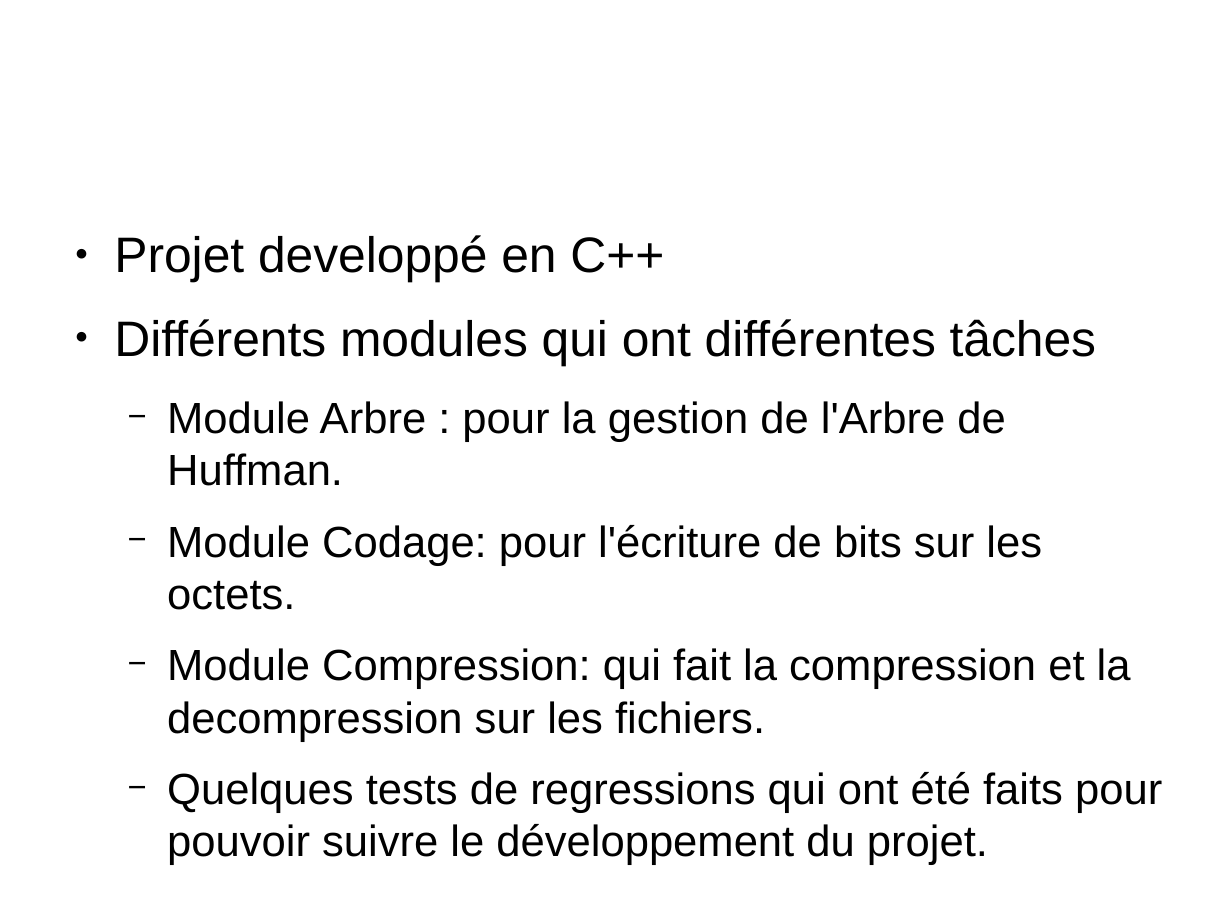
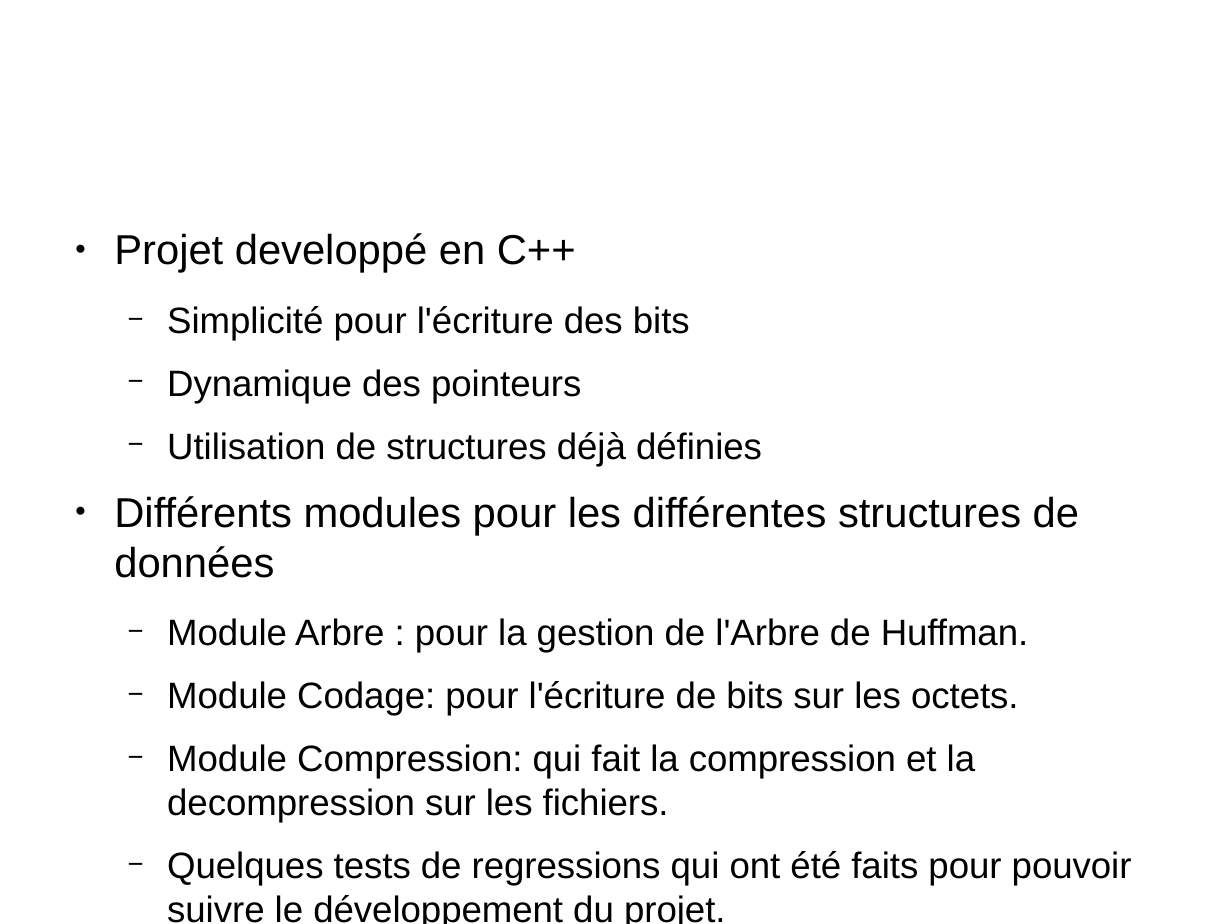
Before and after one commit to robertoxmed/huffman, a slide deck: slide 2 of doc/presentation.odp. Drawn at 1232x924 pixels with LibreOffice and Linux fonts; fonts in the diff are those of the drawing; background and template pictures are left out. Boxes give left, top, right and bottom in pixels: in the first picture for what was removed or moved away, otherwise in the second. Text is boxed around its words. In the diff, an @@ line names an element or a change of style, - is before the commit and + after.

```diff
--- a/doc/presentation.odp
+++ b/doc/presentation.odp
@@ text at bbox=[114, 233, 1132, 924]: size 32.1 to 26.9 pt in "Projet developpé en C++"; size 28.1 to 23.6 pt in "Module Arbre : pour la gestion de ...", "Module Codage: pour l'écriture de bits sur ...", "Module Compression: qui fait la compression et ...", "Quelques tests de regressions qui ont été ..." @@
@@ text at bbox=[114, 306, 1079, 578]: text changed; size 32.1 to 23.6 pt @@
-● Différents modules qui ont différentes tâches
+  − Simplicité pour l'écriture des bits
+  − Dynamique des pointeurs
+  − Utilisation de structures déjà définies
+● Différents modules pour les différentes structures de données
```
Also in this commit, not shown: 2 other slides changed, 2 slides added, 28 other files.
